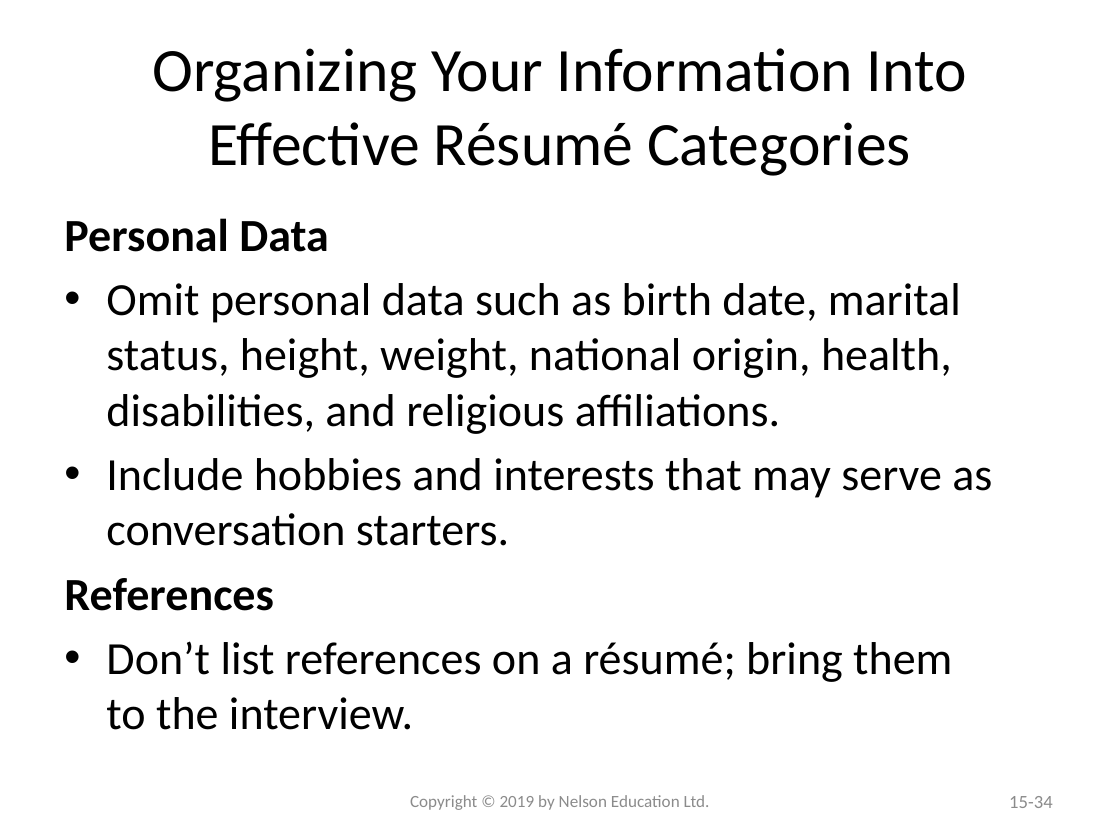
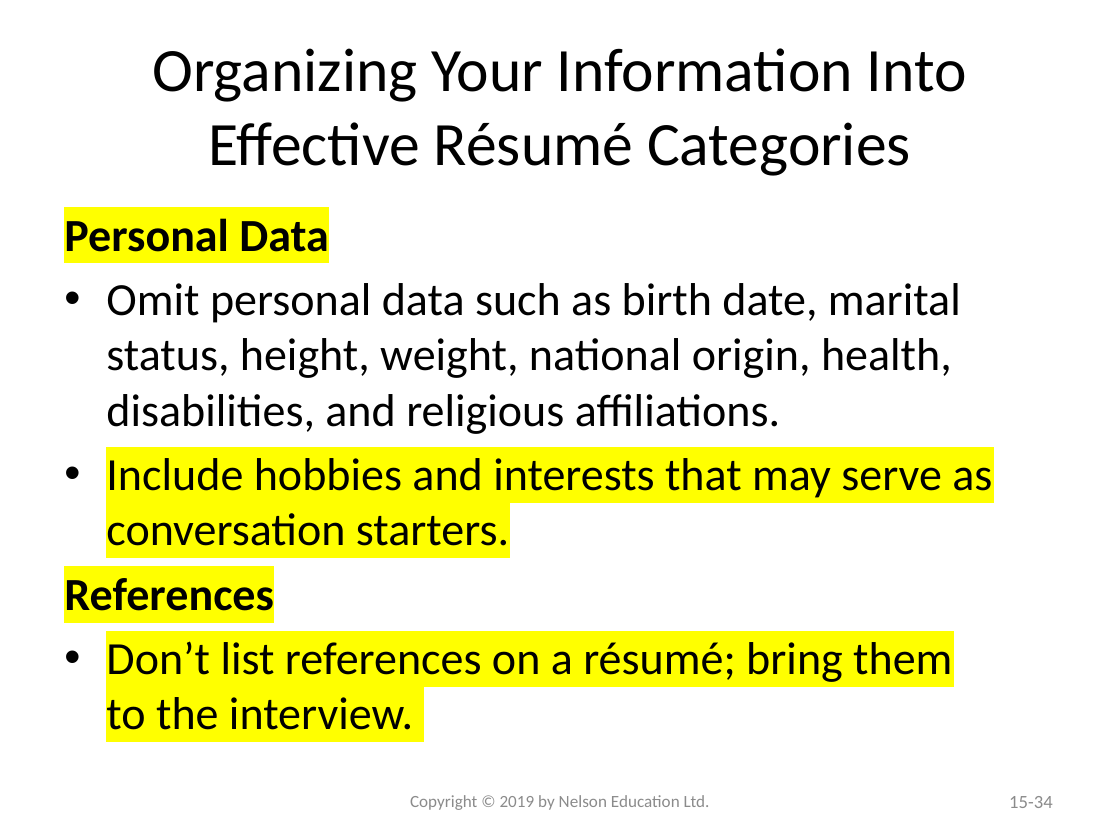
Before and after one commit to Kunjesh9867/WorkEnvironment, a slide deck: slide 34 of Week789 [Chapter 15].pptx. Drawn at 1120x840 pixels with LibreOffice and Linux fonts; fonts in the diff are those of the drawing. Boxes give left, top, right and bottom in pixels: in the first picture for what was removed or moved away, otherwise in the second. Text is boxed around its words. In the diff, an @@ line names an element or a change of style, - is before the commit and + after.

```diff
--- a/Week789 [Chapter 15].pptx
+++ b/Week789 [Chapter 15].pptx
@@ text at [64, 218, 992, 730]: highlight none to #FFFF00 in "Personal Data", "Include hobbies and interests that may serve ...", "References", "Don’t list references on a résumé; bring ..." @@
```
Also in this commit, not shown: 25 other slides changed.
